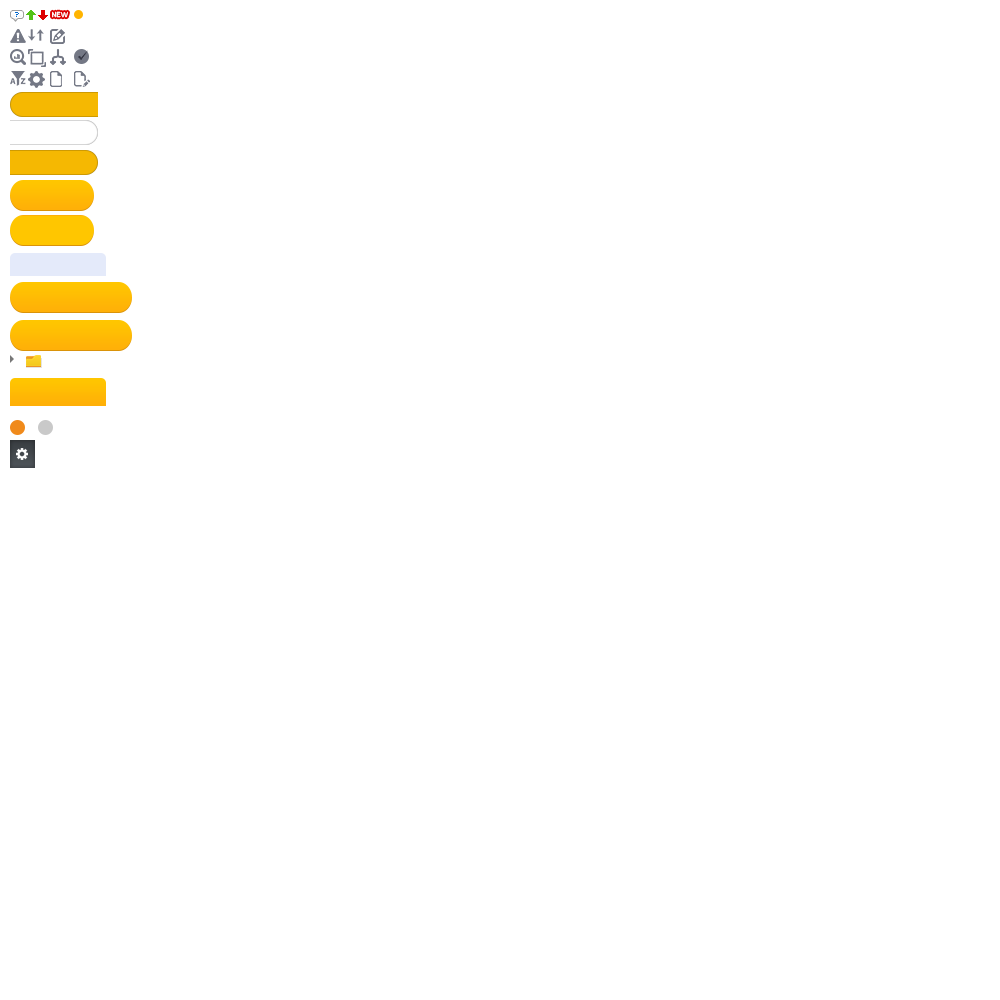
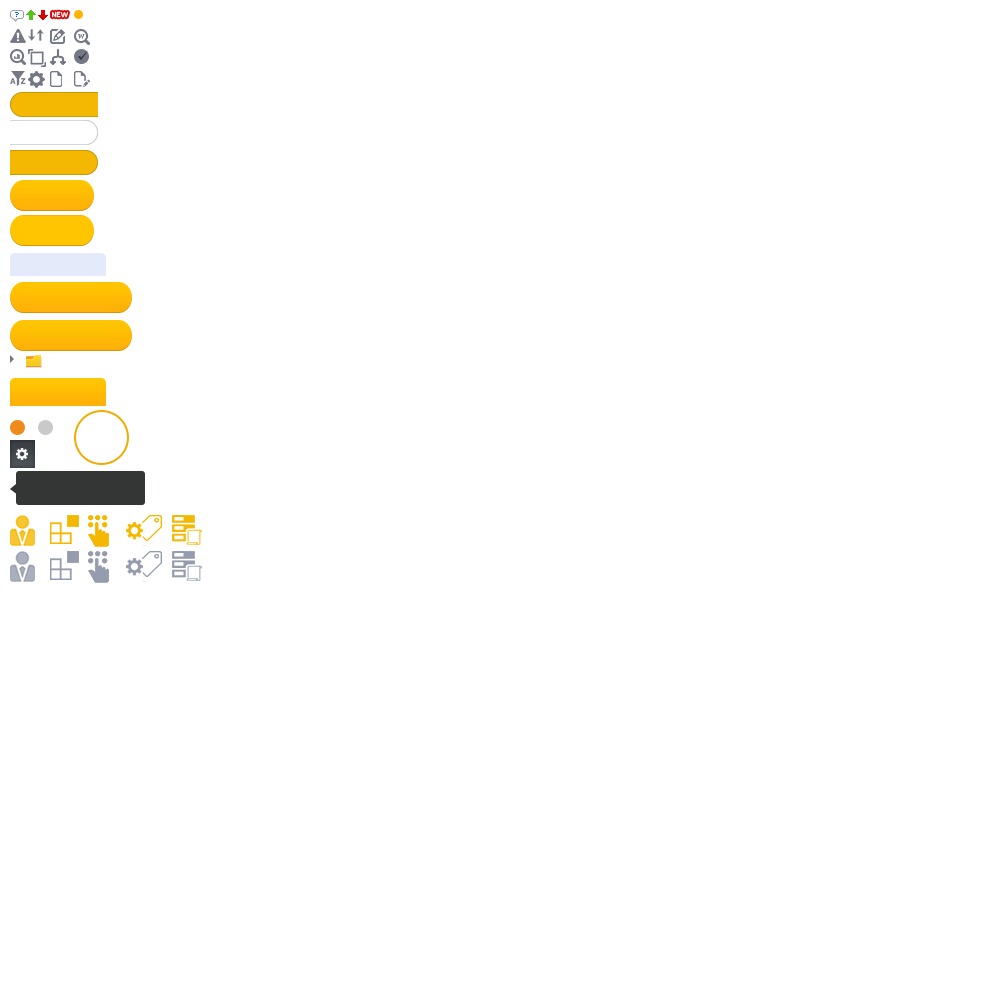
The second 1000 × 1000 image is a revision of the first. Changes to its layers:
added layer "椭圆 7" above "20140822121924554_easyicon_net_596 副本" over [76, 412, 127, 463]
added layer "20140822121924554_easyicon_net_596 副本" above "20140822121924554_easyicon_net_596" over [172, 515, 202, 545]
added layer "20140822121924554_easyicon_net_596" above "20-gear2 副本" over [172, 551, 202, 581]
added layer "20-gear2 副本" above "20140520043702160_easyicon_net_512 副本" over [126, 522, 148, 546]
added layer "20140520043702160_easyicon_net_512 副本" above "20-gear2" over [135, 515, 162, 541]
added layer "20-gear2" (1st of 2) above "20140520043702160_easyicon_net_512" over [126, 558, 148, 582]
added layer "20140520043702160_easyicon_net_512" above "20-gear2" over [135, 551, 162, 577]
added layer "矩形 4 副本 4" above "矩形 4 副本 3" over [50, 515, 79, 544]
added layer "矩形 4 副本 3" above "20140822120917938_easyicon_net_634 副本" over [50, 551, 79, 580]
added layer "20140822120917938_easyicon_net_634 副本" above "20140822120917938_easyicon_net_634" over [88, 515, 109, 547]
added layer "20140822120917938_easyicon_net_634" above "20140822114721904_easyicon_net_128" over [88, 551, 109, 583]
added layer "20140822114721904_easyicon_net_128" (1st of 2) above "20140822114721904_easyicon_net_128" over [10, 551, 35, 582]
added layer "20140822114721904_easyicon_net_128" (2nd of 2) above "w" over [10, 515, 35, 546]
added layer "多边形 1" above "w" over [10, 471, 145, 505]
added layer "w" (2nd of 2) above "20140629073857106_easyicon_net_711 副本" over [78, 34, 85, 39]
added layer "20140629073857106_easyicon_net_711 副本" (2nd of 3) above "图层 8" over [74, 29, 90, 45]
